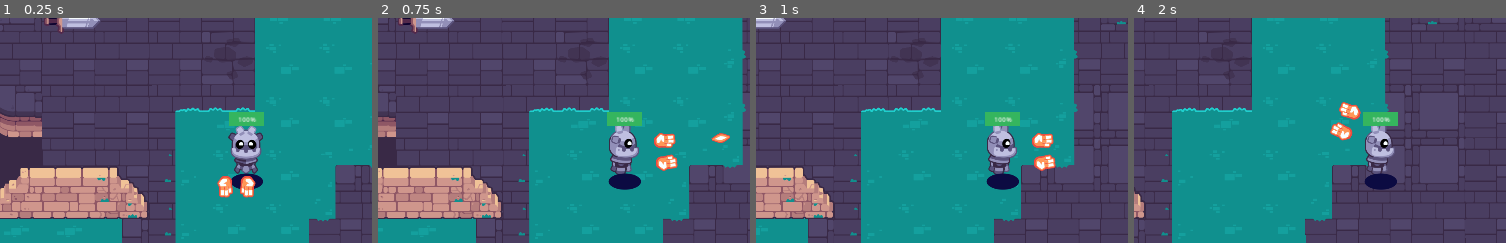
Above: before the commit, frames 1-4 (left to right).
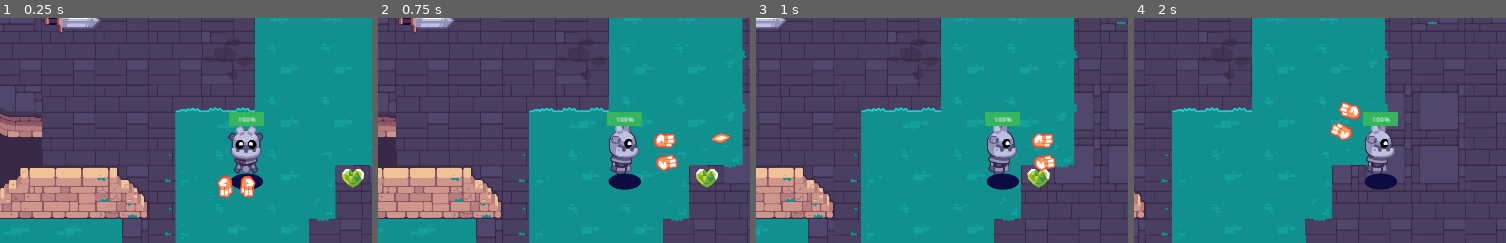
Above: after the commit, the same moments.

Repository: EricCa1/Path-of-Sorcerers
Game: Godot game, scene res://node_2d.tscn
The game is run twice, just before and just after one commit, with the same random seed, the same clock (stepped at 60 frames per second) and the same inputs. The project has no main scene, so this scene is started directly.
Inputs (mouse positions are % of the whole screen's width and height, from its top left):
- Up to frame 1 (0.25 s): no input
- Up to frame 2 (0.75 s): tap Enter at 0.5 s; move the mouse to (77, 45) at 0.52 s; hold D (Move_Right) from 0.53 s (still down); click (77, 45) at 0.6 s
- Up to frame 3 (1 s): keep holding D (Move_Right); tap Space at 0.77 s
- Up to frame 4 (2 s): release D (Move_Right) at 1.25 s; drag from (32, 55) to (13, 21) at 1.27 s
The pictures show only the part of the screen within x 21-71%, y 20-70%; the shares and areas given below are measured in that part.

The runs differ from the first frame. In frame 1, 0.4% of the frame differs, in the area x 91-98%, y 67-76%; in frame 2, 0.4%, in the area x 85-92%, y 67-76%; in frame 3, 0.4%; in frame 4, nothing differs.

Commit message:
M11 Create health pickups

Diff:
--- /dev/null
+++ b/M10.twin_stick_workbook/Item.gd
@@ -0,0 +1,8 @@
+class_name Item extends Resource
+
+@export var display_name := ""
+@export var texture: Texture2D = null
+@export var sound_on_pickup: AudioStream = null
+
+func use(player : Player ) -> void:
+	pass
--- /dev/null
+++ b/M10.twin_stick_workbook/ItemHealing.gd
@@ -0,0 +1,6 @@
+class_name ItemHealing extends Item
+
+@export var healing_amount := 1
+
+func use(player:Player) -> void:
+	player.health += healing_amount
--- /dev/null
+++ b/M10.twin_stick_workbook/area_2d.gd
@@ -0,0 +1,23 @@
+@tool
+class_name Pickup extends Area2D
+
+@export var item: Item = null
+
+@onready var _sprite_2d: Sprite2D = %Sprite2D
+@onready var _audio_stream_player: AudioStreamPlayer2D = %AudioStreamPlayer2D
+
+# Called when the node enters the scene tree for the first time.
+func _ready() -> void:
+
+	body_entered.connect(func (body: Node2D) -> void:
+		if body is Player:
+			item.use(body)
+			queue_free()
+			)
+
+func set_item(value:Item) -> void:
+	item = value
+	if _sprite_2d != null:
+		_sprite_2d.texture = item.texture
+	if _audio_stream_player != null:
+		_audio_stream_player.stream = item.sound_on_pickup
--- /dev/null
+++ b/M10.twin_stick_workbook/area_2d.tscn
@@ -0,0 +1,25 @@
+[gd_scene load_steps=6 format=3 uid="uid://cxudehbp55q5v"]
+
+[ext_resource type="Script" path="res://area_2d.gd" id="1_b11j5"]
+[ext_resource type="Script" path="res://ItemHealing.gd" id="2_28m8v"]
+[ext_resource type="Texture2D" uid="uid://be8lmb157qflx" path="res://pickups/pickup_health.png" id="2_cxbje"]
+
+[sub_resource type="Resource" id="Resource_sywre"]
+script = ExtResource("2_28m8v")
+healing_amount = 1
+display_name = ""
+
+[sub_resource type="CircleShape2D" id="CircleShape2D_66e1j"]
+radius = 26.0192
+
+[node name="Pickup" type="Area2D"]
+script = ExtResource("1_b11j5")
+item = SubResource("Resource_sywre")
+
+[node name="CollisionShape2D" type="CollisionShape2D" parent="."]
+shape = SubResource("CircleShape2D_66e1j")
+
+[node name="AudioStreamPlayer2D" type="AudioStreamPlayer2D" parent="."]
+
+[node name="Sprite2D" type="Sprite2D" parent="."]
+texture = ExtResource("2_cxbje")
--- a/M10.twin_stick_workbook/node_2d.tscn
+++ b/M10.twin_stick_workbook/node_2d.tscn
@@ -1,8 +1,9 @@
-[gd_scene load_steps=4 format=3 uid="uid://c1kguow7e8smy"]
+[gd_scene load_steps=5 format=3 uid="uid://c1kguow7e8smy"]
 
 [ext_resource type="PackedScene" uid="uid://cu2rb5dl4ljte" path="res://levels/rooms/room_a.tscn" id="1_k4yer"]
 [ext_resource type="PackedScene" uid="uid://blwwx63im4rx6" path="res://player.tscn" id="2_cbcdw"]
 [ext_resource type="PackedScene" uid="uid://ctmjg4lj0jdr1" path="res://mob.tscn" id="3_54dcs"]
+[ext_resource type="PackedScene" uid="uid://cxudehbp55q5v" path="res://area_2d.tscn" id="4_53x4k"]
 
 [node name="Node_2d" type="Node2D"]
 
@@ -13,3 +14,6 @@
 
 [node name="Mob" parent="." instance=ExtResource("3_54dcs")]
 position = Vector2(295, 231)
+
+[node name="Pickup" parent="." instance=ExtResource("4_53x4k")]
+position = Vector2(1003, 605)
